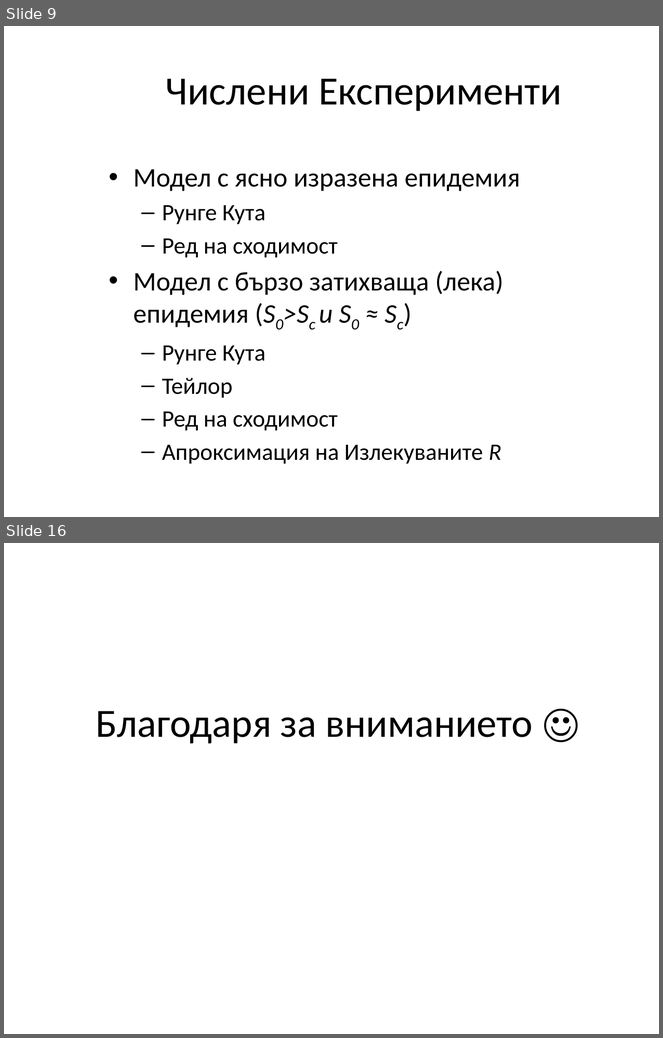
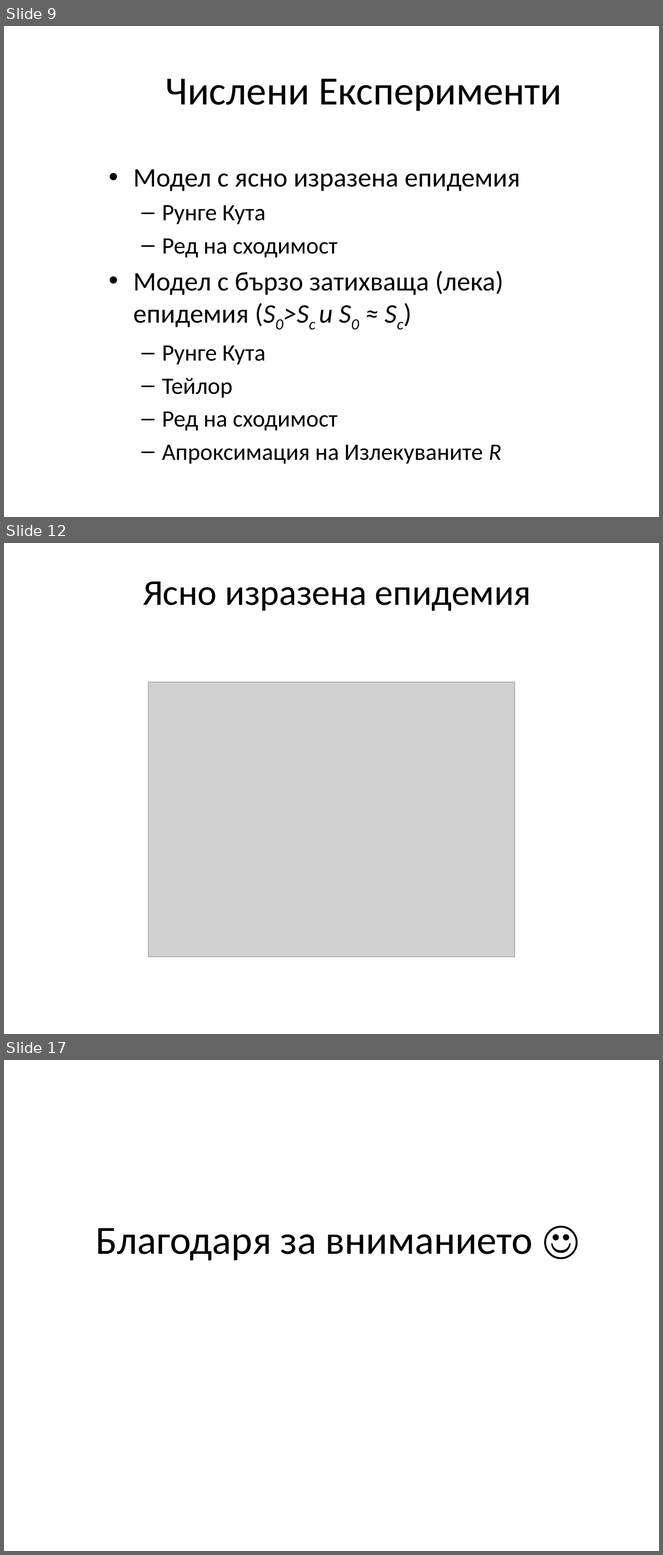
Before and after one commit to CloakMe/Boussinesq, a slide deck: SIRModels/SIRModels.pptx. Shown one above the other, each under a label of ours: slides 9 and 16 before the commit, slides 9, 12 and 17 after it; the slides between them are not shown. The pictures are 663x1038 and 663x1555 pixels, drawn with LibreOffice and Linux fonts; fonts in the diff are those of the drawing; grey boxes stand for pictures. Boxes give left, top, right and bottom in pixels: in the first picture for what was removed or moved away, otherwise in the second. Text is boxed around its words. In the diff, an @@ line names an element or a change of style, - is before the commit and + after.

```diff
--- a/SIRModels/SIRModels.pptx
+++ b/SIRModels/SIRModels.pptx
@@ slide 12 added at box(4, 543, 659, 1034), background #FFFFFF @@
@@ title added at box(143, 581, 531, 611), 40 pt, text #000000 @@
+Ясно изразена епидемия
@@ picture added at box(148, 682, 515, 957) @@
@@ what was slide 16 is now slide 17 @@
```
Also in this commit, not shown: 1 slide changed, 6 other slides added, 6 slides removed.
